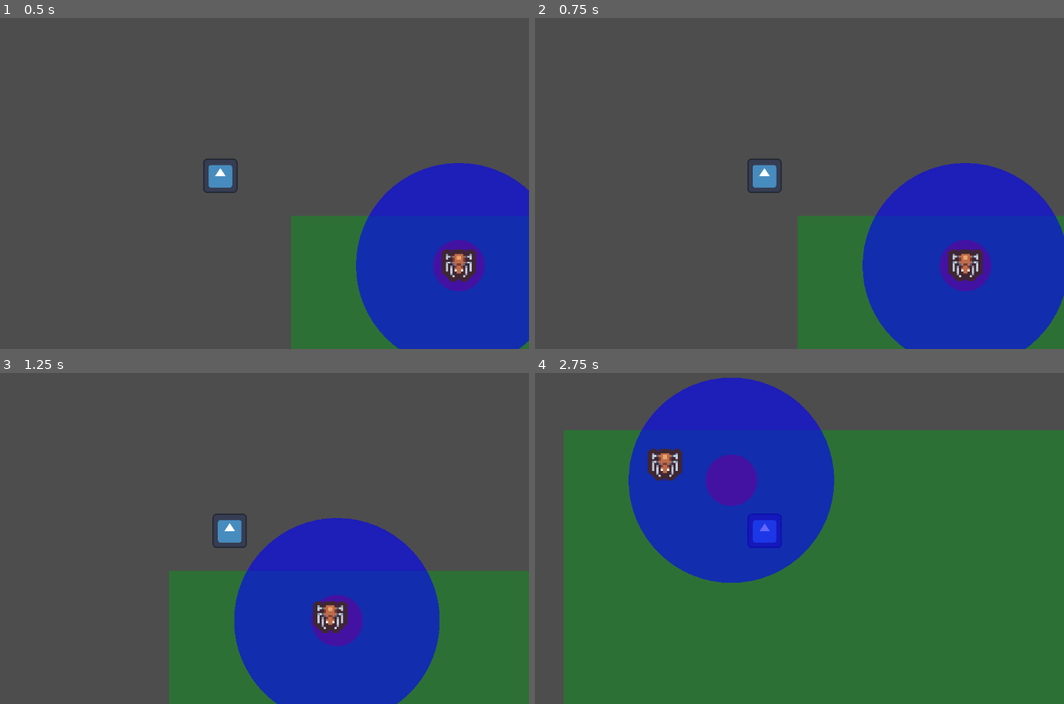
Above: before the commit, frames 1-4 (two rows, left to right).
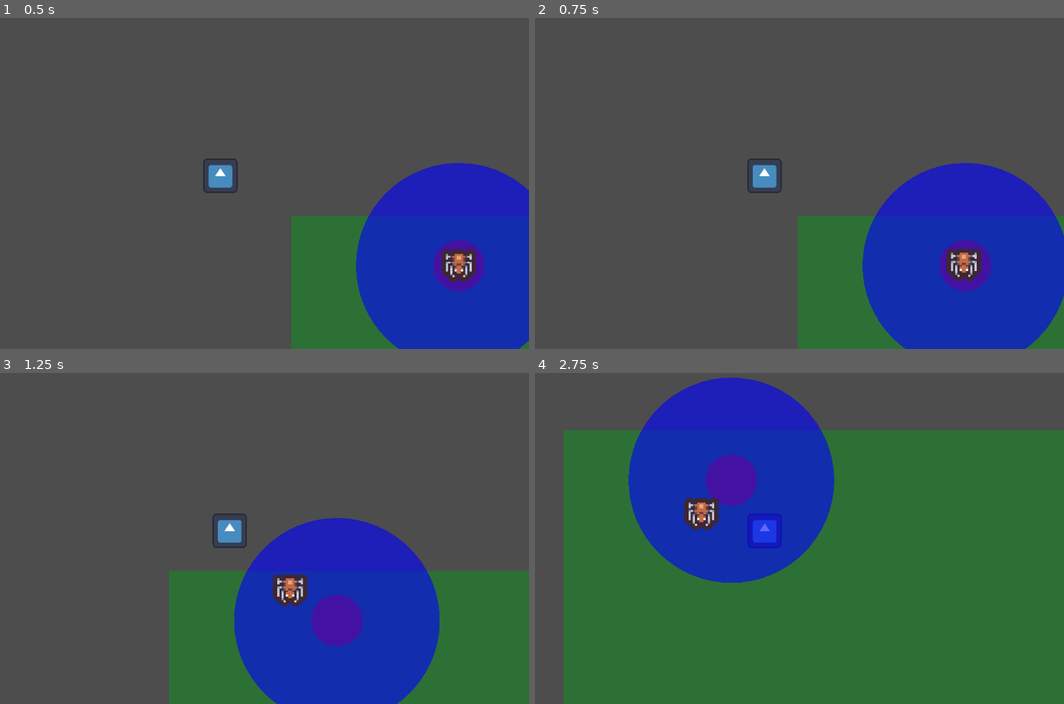
Above: after the commit, the same moments.

Repository: Harsh10k/project-static
Game: Godot game, scene res://scenes/maps/map1.tscn
Two runs of this game, one before a commit and one after it. Both use one fixed random seed, a clock stepped at 60 frames per second and the inputs below. The engine's default icon, where the game draws it, is replaced by a stand-in: a white triangle on a blue panel in a dark square.
Inputs:
- Up to frame 1 (0.5 s): no input
- Up to frame 2 (0.75 s): tap Enter at 0.5 s; hold D (right) from 0.53 s (still down)
- Up to frame 3 (1.25 s): keep holding D (right)
- Up to frame 4 (2.75 s): release D (right) at 1.28 s; hold S (down) 1.28-2.03 s; hold D (right) from 2.03 s (still down)

Frame 1 is identical in both runs. In frame 2, 0.3% of the frame differs, in the area x 77-85%, y 69-80%; in frame 3, 1.1%; in frame 4, 1.2%, in the area x 21-35%, y 22-48%.

Commit message:
fixed crawler movement bugs

Diff:
--- a/scenes/entities/enemies/crawler.gd
+++ b/scenes/entities/enemies/crawler.gd
@@ -7,51 +7,55 @@
 	RETURN
 }
 
+var current_state: State = State.IDLE
+
 var spawn_position: Vector2
-var current_state: State = State.IDLE
-var direction: Vector2
-
-@export var idle_speed: int = 80
-@export var idle_pause_duration: float = 1.3
-@export var idle_move_duration: float = 2.0
-@export var turn_speed: float = 80.0
-
-
-@export var idle_inner_radius: float = 48.0
-@export var idle_outer_radius: float = 192.0
-
 var temp_spawn_position: Vector2
 var using_temp_spawn: bool = false
 var temp_spawn_timer: float = 0.0
 
 @export var temp_spawn_duration: float = 6.0
 
-var idle_timer: float = 0.0
-var idle_direction: Vector2 = Vector2.ZERO
-var idle_pausing: bool = true
+var player: CharacterBody2D
 
 @export var speed: int = 225
-@export var slow_down_rate: float = 100.0
+@export var search_speed: int = 120
+@export var return_speed: int = 140
 
-@export var search_speed: int = 120
+@export var turn_speed: float = 900.0
+@export var slow_down_rate: float = 120.0
+
+@export var idle_speed: int = 80
+@export var idle_pause_duration: float = 1.3
+@export var idle_move_duration: float = 2.0
+
+@export var idle_inner_radius: float = 48.0
+@export var idle_outer_radius: float = 192.0
+
+@export var direction_smoothness: float = 4.0
+
+var idle_timer: float = 0.0
+var idle_pausing: bool = true
+var idle_direction: Vector2 = Vector2.ZERO
+var current_idle_direction: Vector2 = Vector2.ZERO
+
 @export var search_duration: float = 2.5
-
 var search_timer: float = 0.0
 var search_direction: Vector2 = Vector2.ZERO
 
-var player: CharacterBody2D
-
+@export var return_distance_threshold: float = 6.0
 
 func _ready() -> void:
 	spawn_position = global_position
+	enter_idle()
 
 func _physics_process(delta: float) -> void:
+	# Temp spawn expiry → RETURN
 	if using_temp_spawn:
 		temp_spawn_timer -= delta
 		if temp_spawn_timer <= 0.0:
 			using_temp_spawn = false
 			current_state = State.RETURN
-
 
 	match current_state:
 		State.IDLE:
@@ -62,11 +66,17 @@
 			search_state(delta)
 		State.RETURN:
 			return_state(delta)
+
 	queue_redraw()
 
+func enter_idle() -> void:
+	idle_pausing = true
+	idle_timer = idle_pause_duration
+	idle_direction = choose_idle_direction()
+	current_idle_direction = idle_direction
 
 func idle_state(delta: float) -> void:
-	# Always allow instant interrupt
+	# Immediate interrupt
 	if player:
 		current_state = State.CHASE
 		return
@@ -74,51 +84,48 @@
 	idle_timer -= delta
 
 	if idle_pausing:
-		# Smoothly slow down while pausing
-		velocity = velocity.move_toward(Vector2.ZERO, slow_down_rate * delta)
+		# Soft drift instead of full stop
+		var drift_velocity = current_idle_direction * 20.0
+		velocity = velocity.move_toward(drift_velocity, slow_down_rate * delta)
 		move_and_slide()
 
 		if idle_timer <= 0.0:
-			# Start moving
 			idle_pausing = false
 			idle_timer = idle_move_duration
 			idle_direction = choose_idle_direction()
 	else:
-		# Move phase
-		var target_velocity = idle_direction * idle_speed
+		# Smooth direction blending
+		current_idle_direction = current_idle_direction.lerp(
+			idle_direction,
+			direction_smoothness * delta
+		).normalized()
+
+		var target_velocity = current_idle_direction * idle_speed
 		velocity = velocity.move_toward(target_velocity, turn_speed * delta)
-
 		move_and_slide()
 
 		if idle_timer <= 0.0:
-			# Go back to pause
 			idle_pausing = true
 			idle_timer = idle_pause_duration
 
 func choose_idle_direction() -> Vector2:
 	var center = get_idle_center()
 	var to_center = center - global_position
-
 	var distance = to_center.length()
 
-	# Too far → bias inward
 	if distance > idle_outer_radius:
 		return to_center.normalized()
 
-	# Too close → bias outward
 	if distance < idle_inner_radius:
 		return (-to_center).normalized()
 
-	# Otherwise random wander
 	return Vector2(
 		randf_range(-1, 1),
 		randf_range(-1, 1)
 	).normalized()
 
 func get_idle_center() -> Vector2:
-	if using_temp_spawn:
-		return temp_spawn_position
-	return spawn_position
+	return temp_spawn_position if using_temp_spawn else spawn_position
 
 func chase_state(delta: float) -> void:
 	if not player:
@@ -130,36 +137,45 @@
 		).normalized()
 		return
 
-	var dir = (player.position - position).normalized()
+	var dir = (player.global_position - global_position).normalized()
 	var target_velocity = dir * speed
 	velocity = velocity.move_toward(target_velocity, turn_speed * delta)
 	move_and_slide()
 
-
 func search_state(delta: float) -> void:
 	search_timer -= delta
 
-	if search_timer <= 0:
-		current_state = State.IDLE
-
+	if search_timer <= 0.0:
 		temp_spawn_position = global_position
 		using_temp_spawn = true
 		temp_spawn_timer = temp_spawn_duration
 
-		idle_pausing = true
-		idle_timer = idle_pause_duration
+		current_state = State.IDLE
+		enter_idle()
 		return
 
 	var target_velocity = search_direction * search_speed
 	velocity = velocity.move_toward(target_velocity, turn_speed * delta)
-
 	move_and_slide()
 
-func _on_detection_area_body_entered(player_body: CharacterBody2D) -> void:
-	player = player_body
+func return_state(delta: float) -> void:
+	var to_spawn = spawn_position - global_position
+
+	if to_spawn.length() <= return_distance_threshold:
+		current_state = State.IDLE
+		enter_idle()
+		return
+
+	var dir = to_spawn.normalized()
+	var target_velocity = dir * return_speed
+	velocity = velocity.move_toward(target_velocity, turn_speed * delta)
+	move_and_slide()
+
+func _on_detection_area_body_entered(body: CharacterBody2D) -> void:
+	player = body
 	current_state = State.CHASE
 
-func _on_detection_area_body_exited(_player_body: CharacterBody2D) -> void:
+func _on_detection_area_body_exited(_body: CharacterBody2D) -> void:
 	player = null
 	current_state = State.SEARCH
 	search_timer = search_duration
@@ -168,33 +184,9 @@
 		randf_range(-1, 1)
 	).normalized()
 
-@export var return_speed: int = 140
-@export var return_distance_threshold: float = 6.0
-
-func return_state(delta: float) -> void:
-	var to_spawn = spawn_position - global_position
-
-	if to_spawn.length() <= return_distance_threshold:
-		# Reached home → switch to idle
-		current_state = State.IDLE
-		idle_pausing = true
-		idle_timer = idle_pause_duration
-		return
-
-	var dir = to_spawn.normalized()
-	var target_velocity = dir * return_speed
-	velocity = velocity.move_toward(target_velocity, turn_speed * delta)
-
-	move_and_slide()
-
-# debug
-
 func _draw() -> void:
 	var center = get_idle_center()
 	var local_center = to_local(center)
 
-	# Inner radius (red)
 	draw_circle(local_center, idle_inner_radius, Color(1, 0, 0, 0.6))
-
-	# Outer radius (blue)
 	draw_circle(local_center, idle_outer_radius, Color(0, 0, 1, 0.6))
